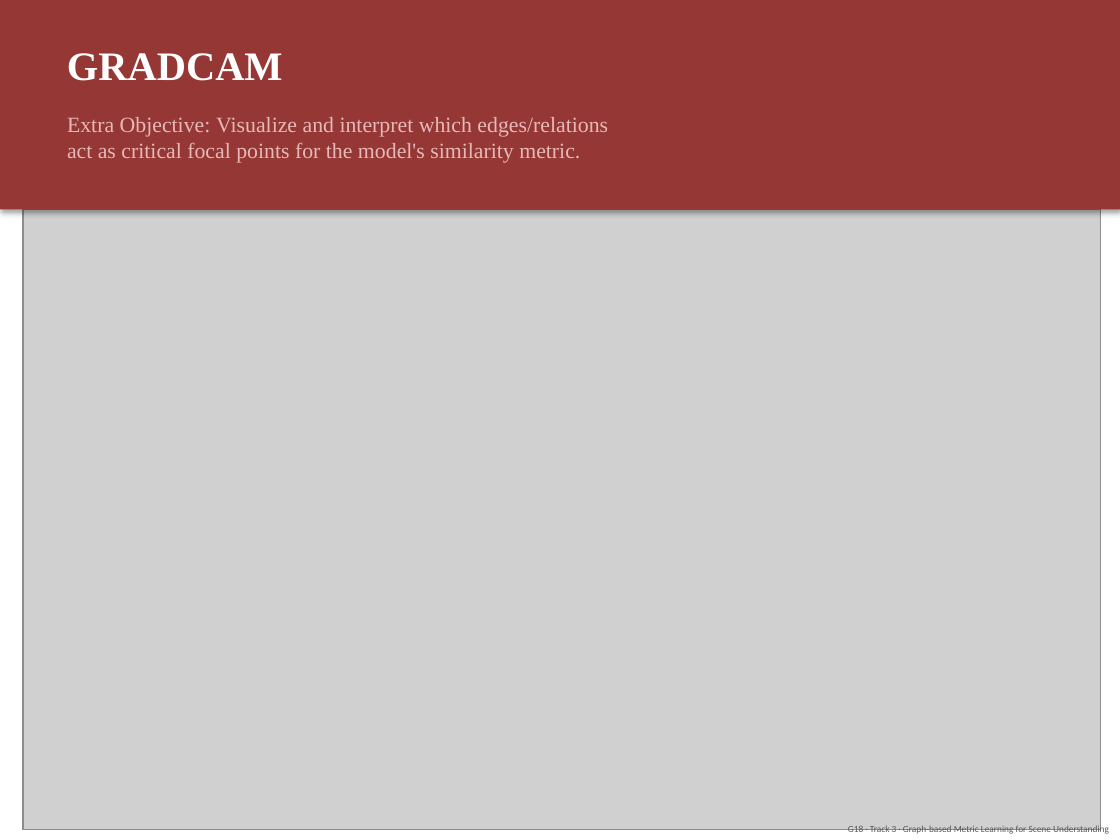
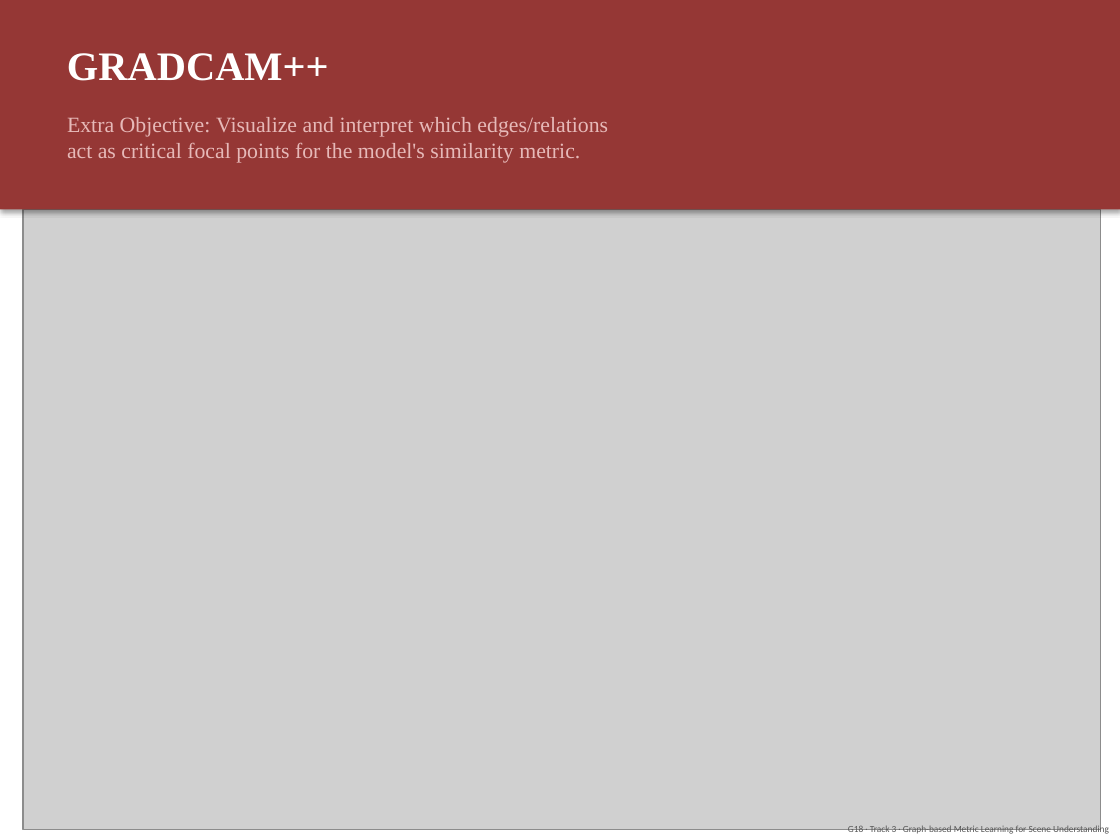
Before and after one commit to LenionK/dl26-projects, a slide deck: slide 10 of docs/presentazione_G18.pptx (slide 11 before the commit). Drawn at 1120x840 pixels with LibreOffice and Linux fonts; fonts in the diff are those of the drawing; grey boxes stand for pictures. Boxes give left, top, right and bottom in pixels: in the first picture for what was removed or moved away, otherwise in the second. Text is boxed around its words. In the diff, an @@ line names an element or a change of style, - is before the commit and + after.

```diff
--- a/docs/presentazione_G18.pptx
+++ b/docs/presentazione_G18.pptx
@@ text at [67, 53, 329, 81]: text changed @@
-GRADCAM
+GRADCAM++
```
Also in this commit, not shown: 7 other slides changed, 2 slides removed, 2 other files.
